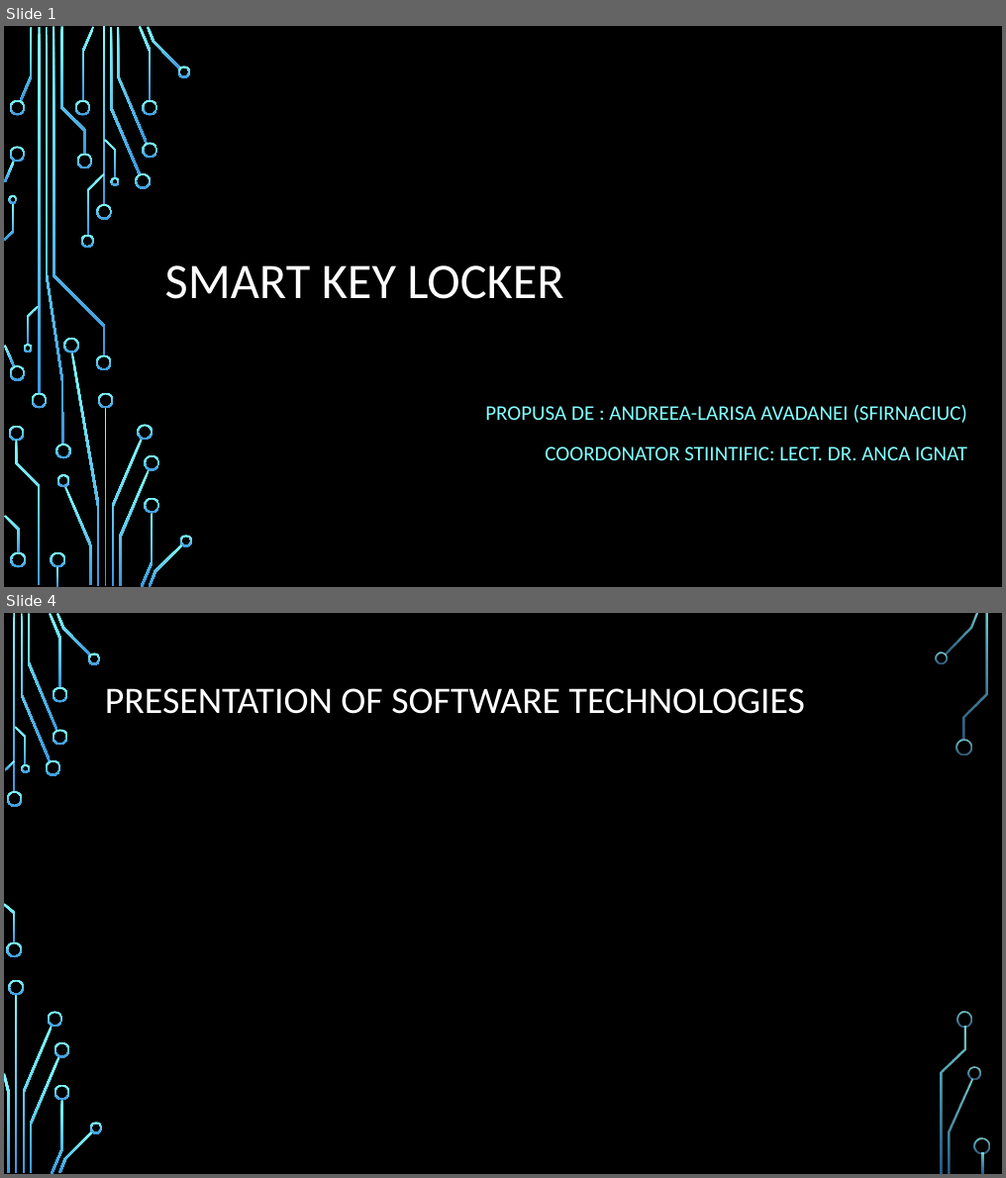
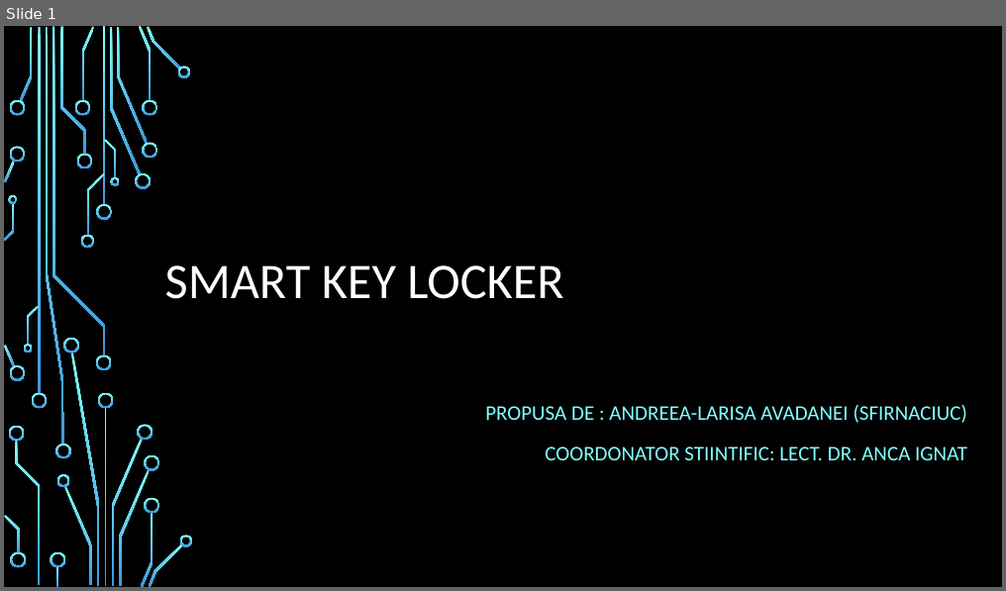
Before and after one commit to ALarissa/Licenta2019--Avadanei-Andreea-Larisa, a slide deck: Smart key locker.pptx. Shown one above the other, each under a label of ours: slides 1 and 4 before the commit, slide 1 after it; the slides between them are not shown. The pictures are 1006x1178 and 1006x591 pixels, drawn with LibreOffice and Linux fonts; fonts in the diff are those of the drawing; background and template pictures are left out. Boxes give left, top, right and bottom in pixels: in the first picture for what was removed or moved away, otherwise in the second. Text is boxed around its words. In the diff, an @@ line names an element or a change of style, - is before the commit and + after.

```diff
--- a/Smart key locker.pptx
+++ b/Smart key locker.pptx
@@ slide 4 removed at [4,613,1002,1174], background picture (left out) @@
@@ title removed at [105,688,805,714] @@
-PRESENTATION OF SOFTWARE TECHNOLOGIES
@@ group removed at [4,613,990,1174]: 33 freeform shapes, 3 rectangles @@
```
Also in this commit, not shown: 3 slides changed, 6 slides added, 4 other slides removed.
